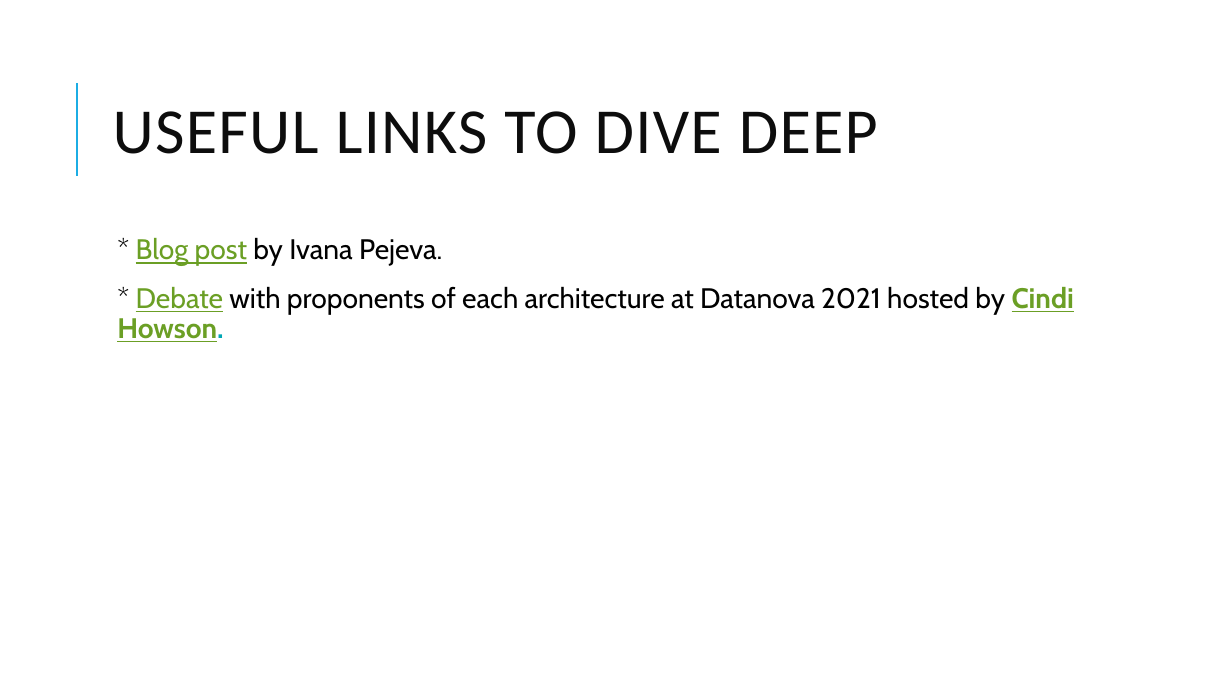
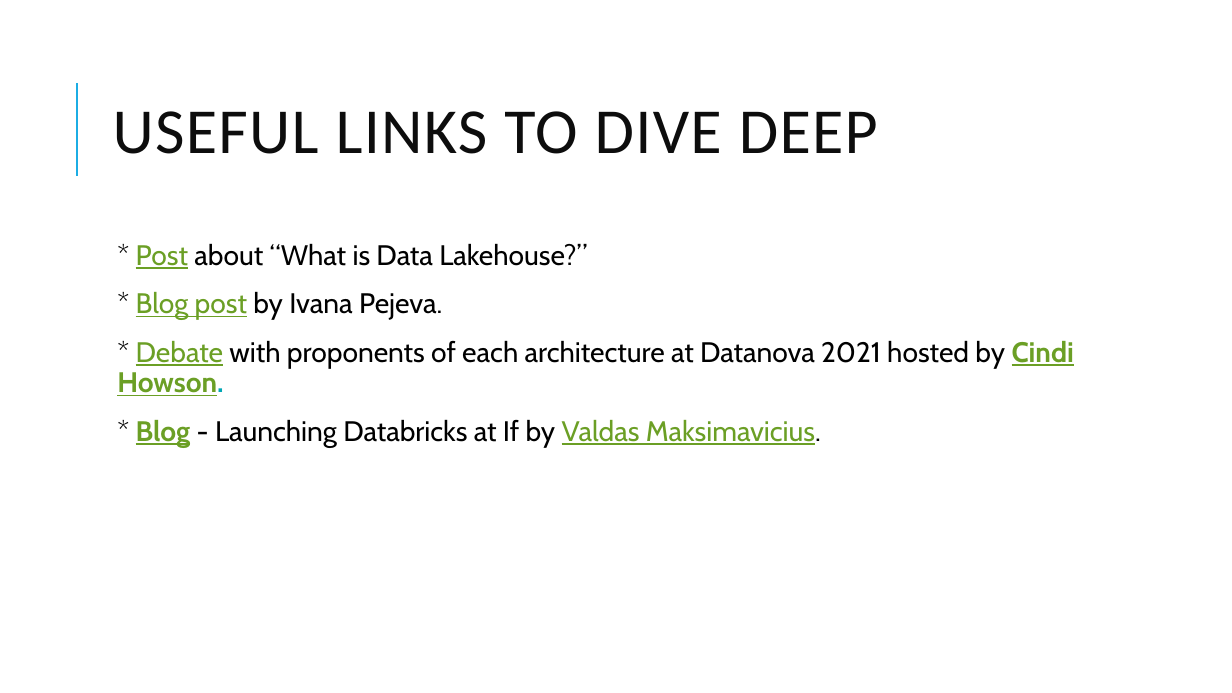
Before and after one commit to dinesarun/common, a slide deck: slide 23 of sessions/GAB 2021/Choosing right Data Service.pptx (slide 21 before the commit). Drawn at 1232x693 pixels with LibreOffice and Linux fonts; fonts in the diff are those of the drawing. Boxes give left, top, right and bottom in pixels: in the first picture for what was removed or moved away, otherwise in the second. Text is boxed around its words. In the diff, an @@ line names an element or a change of style, - is before the commit and + after.

```diff
--- a/sessions/GAB 2021/Choosing right Data Service.pptx
+++ b/sessions/GAB 2021/Choosing right Data Service.pptx
@@ text at (136,243,587,269): paragraph added @@
+  * Post about “What is Data Lakehouse?”
@@ text at (136,419,821,447): paragraph added @@
+  * Blog - Launching Databricks at If by Valdas Maksimavicius.
```
Also in this commit, not shown: 14 other slides changed, 2 slides added.
